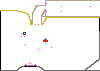
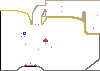
Before/after of a (100, 71) layered artwork. What changed in the layer stack:
painted on "specials" over [90,6,94,29]
painted on "Background" over [72,11,100,35]
